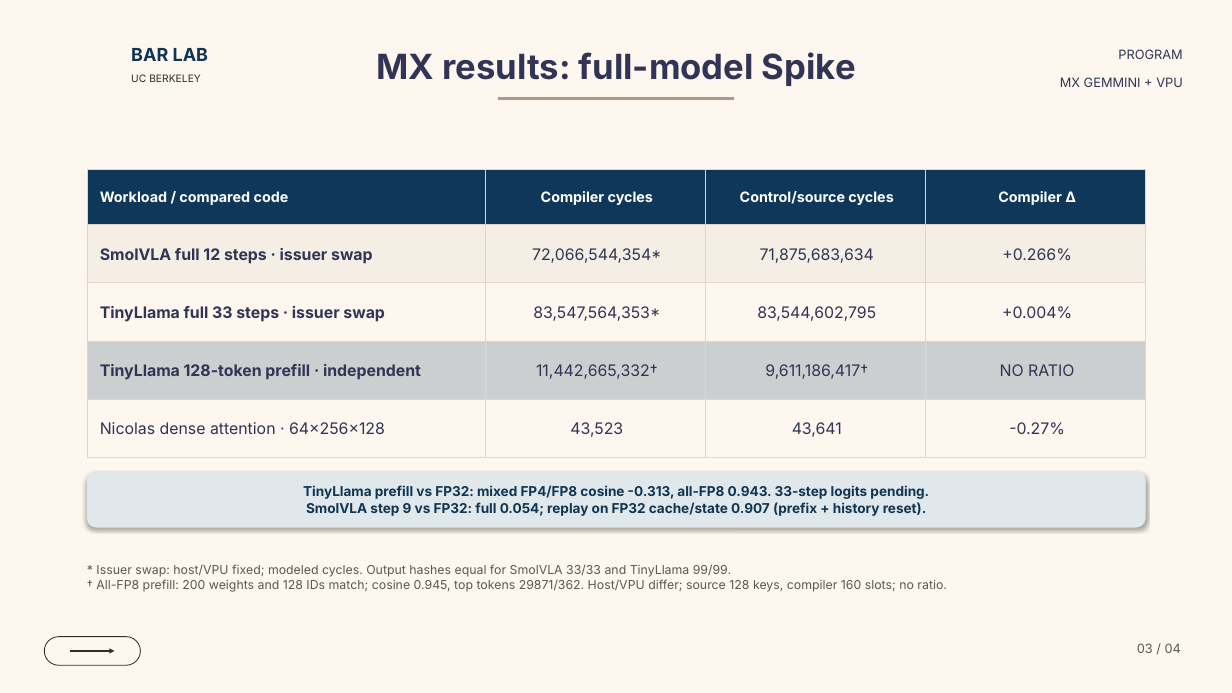
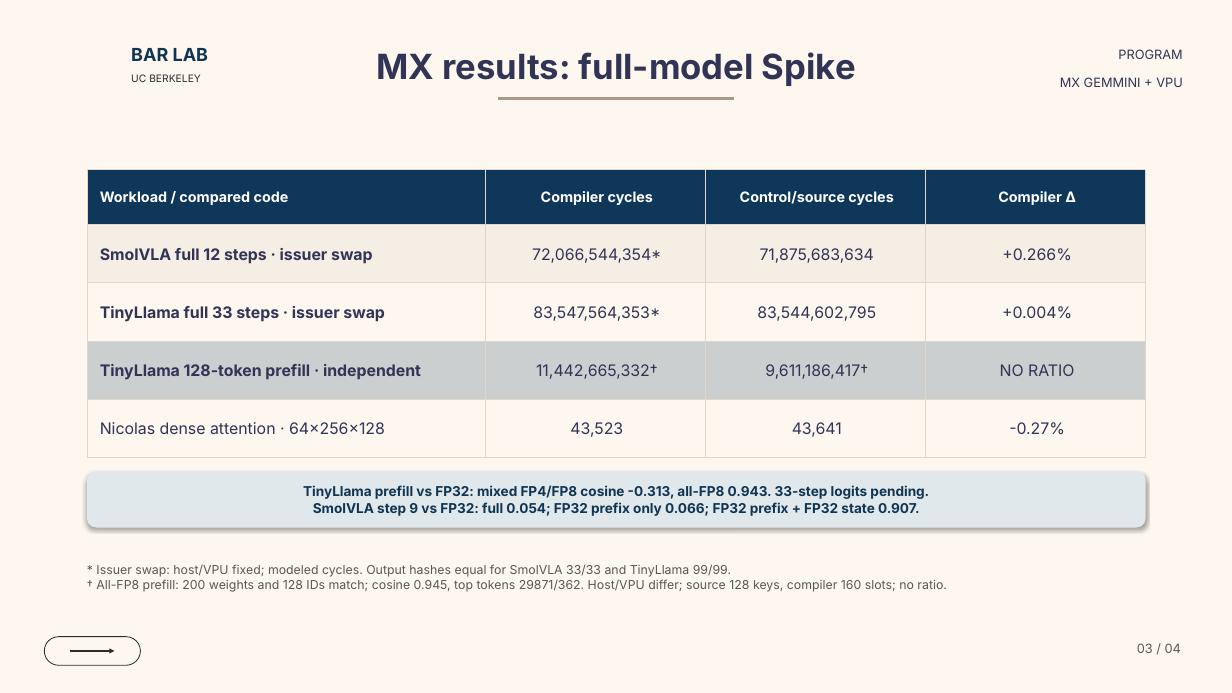
Before and after one commit to ucb-bar/mx-gemmini-mlir, a slide deck: slide 3 of docs/presentations/mx_gemmini_dialect_overview.pptx. Drawn at 1232x693 pixels with LibreOffice and Linux fonts; fonts in the diff are those of the drawing; background and template pictures are left out. Boxes give left, top, right and bottom in pixels: in the first picture for what was removed or moved away, otherwise in the second. Text is boxed around its words. In the diff, an @@ line names an element or a change of style, - is before the commit and + after.

Commit message:
Isolate SmolVLA prefix drift

```diff
--- a/docs/presentations/mx_gemmini_dialect_overview.pptx
+++ b/docs/presentations/mx_gemmini_dialect_overview.pptx
@@ text in rounded rectangle at [313,502,920,516]: text changed @@
-SmolVLA step 9 vs FP32: full 0.054; replay on FP32 cache/state 0.907 (prefix + history reset).
+SmolVLA step 9 vs FP32: full 0.054; FP32 prefix only 0.066; FP32 prefix + FP32 state 0.907.
```
Also in this commit, not shown: 15 other files.
